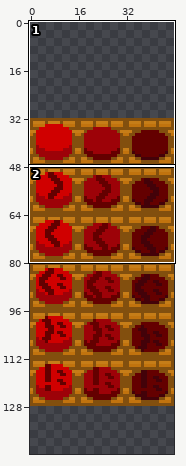
A sprite sheet gets an edit: website/static/game/assets/wood/wood_button.png. The picture above shows the old version from afar; the outline marks the close-up.
Close-up. First the earlier version:
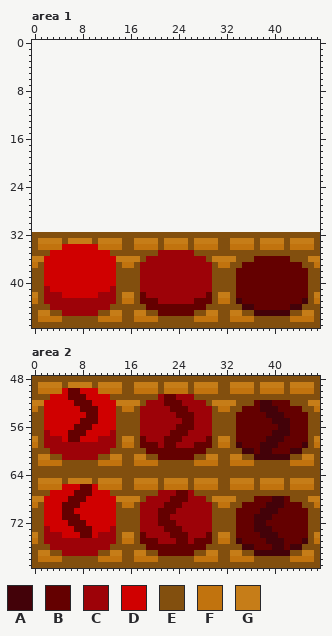
The file is 48x96 pixels. Shown: area 1: x 0..47, y 0..47; area 2: x 0..47, y 48..79. The old version is drawn lined up with the new one, on the new canvas. The commit also changed other parts of the picture, which this record leaves out.
Palette (. is transparent): A #430209  B #640000  C #9d0208  D #d00000  E #824f0e  F #c1730e  G #c67d18
Pixels before, area 1, first column x 0:
32 EEEEEEEEEEEEEEEEEEEEEEEEEEEEEEEEEEEEEEEEEEEEEEEE
33 EGGGGEGGGGEGGGGEEGGGGEGGGGEGGGGEEGGGGEGGGGEGGGGE
34 EFFFFDDDDDDFFFFEEFFFFEFFFFEFFFFEEFFFFEFFFFEFFFFE
35 EEEDDDDDDDDDDEEEEEEEECCCCCCEEEEEEEEEEEEEEEEEEEEE
36 GGDDDDDDDDDDDDGGGGECCCCCCCCCCEGGGGEEEBBBBBBEEEGG
37 FEDDDDDDDDDDDDEFFECCCCCCCCCCCCEFFEEBBBBBBBBBBEEF
38 EEDDDDDDDDDDDDEEEECCCCCCCCCCCCEEEEBBBBBBBBBBBBEE
39 EEDDDDDDDDDDDDEEEECCCCCCCCCCCCEEEEBBBBBBBBBBBBEE
40 EEDDDDDDDDDDDDEEEECCCCCCCCCCCCEEEEBBBBBBBBBBBBEE
41 EECDDDDDDDDDDCEEEECCCCCCCCCCCCEEEEBBBBBBBBBBBBEE
42 GECCCDDDDDDCCCEGGEBCCCCCCCCCCBEGGEBBBBBBBBBBBBEG
43 FECCCCCCCCCCCCEFFEBBBCCCCCCBBBEFFEABBBBBBBBBBAEF
44 EEECCCCCCCCCCEEEEEEBBBBBBBBBBEEEEEEAABBBBBBAAEEE
45 EGGEECCCCCCEEGGEEGGEEBBBBBBEEGGEEGGEEAAAAAAEEGGE
46 EFFFFEEEEEEFFFFEEFFFFEEEEEEFFFFEEFFFFEEEEEEFFFFE
47 EEEEEEEEEEEEEEEEEEEEEEEEEEEEEEEEEEEEEEEEEEEEEEEE
Pixels before, area 2, first column x 0:
48 EEEEEEEEEEEEEEEEEEEEEEEEEEEEEEEEEEEEEEEEEEEEEEEE
49 EGGGGEGGGGEGGGGEEGGGGEGGGGEGGGGEEGGGGEGGGGEGGGGE
50 EFFFFDBBDDDFFFFEEFFFFEFFFFEFFFFEEFFFFEFFFFEFFFFE
51 EEEDDDBBBDDDDEEEEEEEECBBCCCEEEEEEEEEEEEEEEEEEEEE
52 GGDDDDDBBBDDDDGGGGECCCBBBCCCCEGGGGEEEBAABBBEEEGG
53 FEDDDDDDBBBDDDEFFECCCCCBBBCCCCEFFEEBBBAAABBBBEEF
54 EEDDDDDDDBBDDDEEEECCCCCCBBBCCCEEEEBBBBBAAABBBBEE
55 EEDDDDDDBBBDDDEEEECCCCCCCBBCCCEEEEBBBBBBAAABBBEE
56 EEDDDDDBBBDDDDEEEECCCCCCBBBCCCEEEEBBBBBBBAABBBEE
57 EECDDDBBBDDDDCEEEECCCCCBBBCCCCEEEEBBBBBBAAABBBEE
58 GECCCDBBDDDCCCEGGEBCCCBBBCCCCBEGGEBBBBBAAABBBBEG
59 FECCCCCCCCCCCCEFFEBBBCBBCCCBBBEFFEABBBAAABBBBAEF
60 EEECCCCCCCCCCEEEEEEBBBBBBBBBBEEEEEEAABAABBBAAEEE
61 EGGEECCCCCCEEGGEEGGEEBBBBBBEEGGEEGGEEAAAAAAEEGGE
62 EFFFFEEEEEEFFFFEEFFFFEEEEEEFFFFEEFFFFEEEEEEFFFFE
63 EEEEEEEEEEEEEEEEEEEEEEEEEEEEEEEEEEEEEEEEEEEEEEEE
64 EEEEEEEEEEEEEEEEEEEEEEEEEEEEEEEEEEEEEEEEEEEEEEEE
65 EGGGGEGGGGEGGGGEEGGGGEGGGGEGGGGEEGGGGEGGGGEGGGGE
66 EFFFFDDDBBDFFFFEEFFFFEFFFFEFFFFEEFFFFEFFFFEFFFFE
67 EEEDDDDBBBDDDEEEEEEEECCCBBCEEEEEEEEEEEEEEEEEEEEE
68 GGDDDDBBBDDDDDGGGGECCCCBBBCCCEGGGGEEEBBBAABEEEGG
69 FEDDDBBBDDDDDDEFFECCCCBBBCCCCCEFFEEBBBBAAABBBEEF
70 EEDDDBBDDDDDDDEEEECCCBBBCCCCCCEEEEBBBBAAABBBBBEE
71 EEDDDBBBDDDDDDEEEECCCBBCCCCCCCEEEEBBBAAABBBBBBEE
72 EEDDDDBBBDDDDDEEEECCCBBBCCCCCCEEEEBBBAABBBBBBBEE
73 EECDDDDBBBDDDCEEEECCCCBBBCCCCCEEEEBBBAAABBBBBBEE
74 GECCCDDDBBDCCCEGGEBCCCCBBBCCCBEGGEBBBBAAABBBBBEG
75 FECCCCCCCCCCCCEFFEBBBCCCBBCBBBEFFEABBBBAAABBBAEF
76 EEECCCCCCCCCCEEEEEEBBBBBBBBBBEEEEEEAABBBAABAAEEE
77 EGGEECCCCCCEEGGEEGGEEBBBBBBEEGGEEGGEEAAAAAAEEGGE
78 EFFFFEEEEEEFFFFEEFFFFEEEEEEFFFFEEFFFFEEEEEEFFFFE
79 EEEEEEEEEEEEEEEEEEEEEEEEEEEEEEEEEEEEEEEEEEEEEEEE
Once edited:
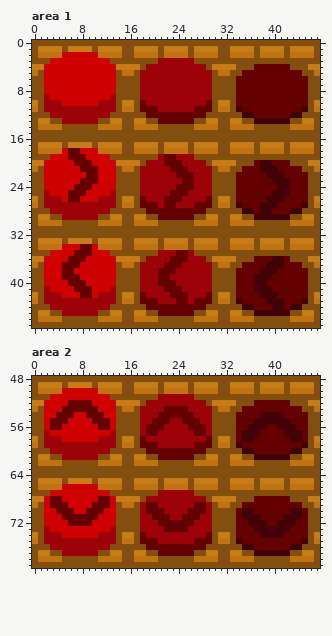
Change:
canvas 48x96 -> 48x144, the old top-left corner now at 0,32
Changed rows in their new state; - is an unchanged pixel.
Area 1:
first column x 0:
 0 EEEEEEEEEEEEEEEEEEEEEEEEEEEEEEEEEEEEEEEEEEEEEEEE
 1 EGGGGEGGGGEGGGGEEGGGGEGGGGEGGGGEEGGGGEGGGGEGGGGE
 2 EFFFFDDDDDDFFFFEEFFFFEFFFFEFFFFEEFFFFEFFFFEFFFFE
 3 EEEDDDDDDDDDDEEEEEEEECCCCCCEEEEEEEEEEEEEEEEEEEEE
 4 GGDDDDDDDDDDDDGGGGECCCCCCCCCCEGGGGEEEBBBBBBEEEGG
 5 FEDDDDDDDDDDDDEFFECCCCCCCCCCCCEFFEEBBBBBBBBBBEEF
 6 EEDDDDDDDDDDDDEEEECCCCCCCCCCCCEEEEBBBBBBBBBBBBEE
 7 EEDDDDDDDDDDDDEEEECCCCCCCCCCCCEEEEBBBBBBBBBBBBEE
 8 EEDDDDDDDDDDDDEEEECCCCCCCCCCCCEEEEBBBBBBBBBBBBEE
 9 EECDDDDDDDDDDCEEEECCCCCCCCCCCCEEEEBBBBBBBBBBBBEE
10 GECCCDDDDDDCCCEGGEBCCCCCCCCCCBEGGEBBBBBBBBBBBBEG
11 FECCCCCCCCCCCCEFFEBBBCCCCCCBBBEFFEABBBBBBBBBBAEF
12 EEECCCCCCCCCCEEEEEEBBBBBBBBBBEEEEEEAABBBBBBAAEEE
13 EGGEECCCCCCEEGGEEGGEEBBBBBBEEGGEEGGEEAAAAAAEEGGE
14 EFFFFEEEEEEFFFFEEFFFFEEEEEEFFFFEEFFFFEEEEEEFFFFE
15 EEEEEEEEEEEEEEEEEEEEEEEEEEEEEEEEEEEEEEEEEEEEEEEE
16 EEEEEEEEEEEEEEEEEEEEEEEEEEEEEEEEEEEEEEEEEEEEEEEE
17 EGGGGEGGGGEGGGGEEGGGGEGGGGEGGGGEEGGGGEGGGGEGGGGE
18 EFFFFDBBDDDFFFFEEFFFFEFFFFEFFFFEEFFFFEFFFFEFFFFE
19 EEEDDDBBBDDDDEEEEEEEECBBCCCEEEEEEEEEEEEEEEEEEEEE
20 GGDDDDDBBBDDDDGGGGECCCBBBCCCCEGGGGEEEBAABBBEEEGG
21 FEDDDDDDBBBDDDEFFECCCCCBBBCCCCEFFEEBBBAAABBBBEEF
22 EEDDDDDDDBBDDDEEEECCCCCCBBBCCCEEEEBBBBBAAABBBBEE
23 EEDDDDDDBBBDDDEEEECCCCCCCBBCCCEEEEBBBBBBAAABBBEE
24 EEDDDDDBBBDDDDEEEECCCCCCBBBCCCEEEEBBBBBBBAABBBEE
25 EECDDDBBBDDDDCEEEECCCCCBBBCCCCEEEEBBBBBBAAABBBEE
26 GECCCDBBDDDCCCEGGEBCCCBBBCCCCBEGGEBBBBBAAABBBBEG
27 FECCCCCCCCCCCCEFFEBBBCBBCCCBBBEFFEABBBAAABBBBAEF
28 EEECCCCCCCCCCEEEEEEBBBBBBBBBBEEEEEEAABAABBBAAEEE
29 EGGEECCCCCCEEGGEEGGEEBBBBBBEEGGEEGGEEAAAAAAEEGGE
30 EFFFFEEEEEEFFFFEEFFFFEEEEEEFFFFEEFFFFEEEEEEFFFFE
31 EEEEEEEEEEEEEEEEEEEEEEEEEEEEEEEEEEEEEEEEEEEEEEEE
34 --------BB--------------------------------------
35 -------BBB--------------BB----------------------
36 ------BBB--------------BBB--------------AA------
37 -----BBB--------------BBB--------------AAA------
38 -----BB--------------BBB--------------AAA-------
39 -----BBB-------------BB--------------AAA--------
40 ------BBB------------BBB-------------AA---------
41 -------BBB------------BBB------------AAA--------
42 --------BB-------------BBB------------AAA-------
43 ------------------------BB-------------AAA------
44 ----------------------------------------AA------
Area 2:
first column x 3:
50 ---DD-------------------------------------
51 ---DDD-------------CC---------------------
52 ---B---------------CCC-------------BB-----
53 --BBB--------------B---------------BBB----
54 -BBB----B---------BBB--------------A------
55 BBB--DD-BB-------BBB----B---------AAA-----
56 BB--DDD-BB------BBB--CC-BB-------AAA----A-
57 ---DDD----------BB--CCC-BB------AAA--BB-AA
58 ---DD--------------CCC----------AA--BBB-AA
59 -------------------CC--------------BBB----
60 -----------------------------------BB-----
first column x 3:
66 -----DD-----------------------------------
67 ----DDD--------------CC-------------------
68 BB-DDD--BB----------CCC--------------BB---
69 BB-DD--BBB------BB-CCC--BB----------BBB---
70 -B----BBB-------BB-CC--BBB------AA-BBB--AA
71 -----BBB---------B----BBB-------AA-BB--AAA
72 ------B--------------BBB---------A----AAA-
73 ----DDD---------------B--------------AAA--
74 -----DD-------------CCC---------------A---
75 ---------------------CC-------------BBB---
76 -------------------------------------BB---
Boxes around the changes in both close-ups, in picture pixels (x1, y1, x2, y2):
changed: (32, 40, 320, 310)
changed: (50, 388, 110, 442)
changed: (146, 394, 206, 448)
changed: (242, 400, 302, 454)
changed: (50, 484, 110, 538)
changed: (146, 490, 206, 544)
changed: (242, 496, 302, 550)
